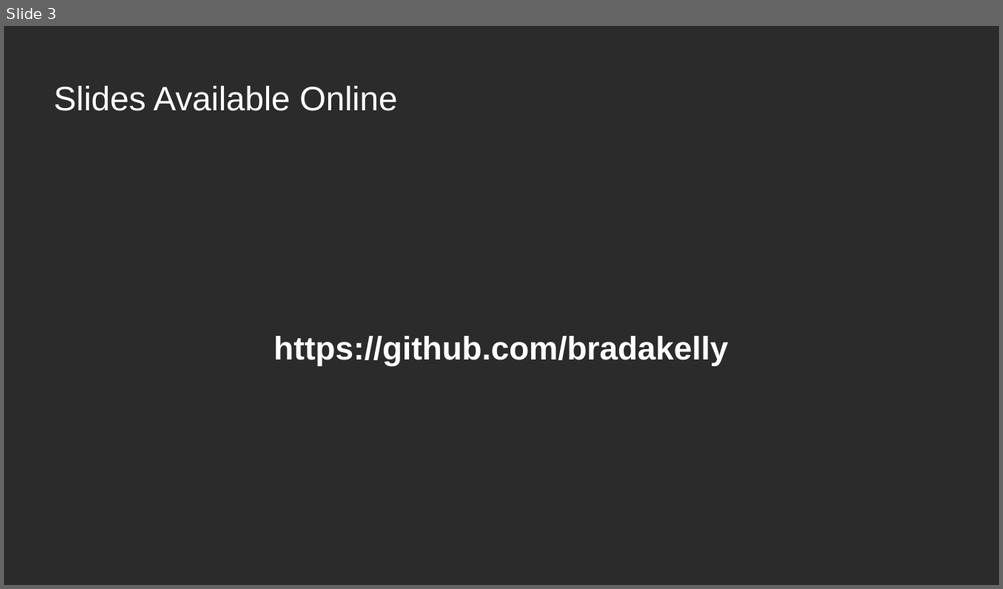
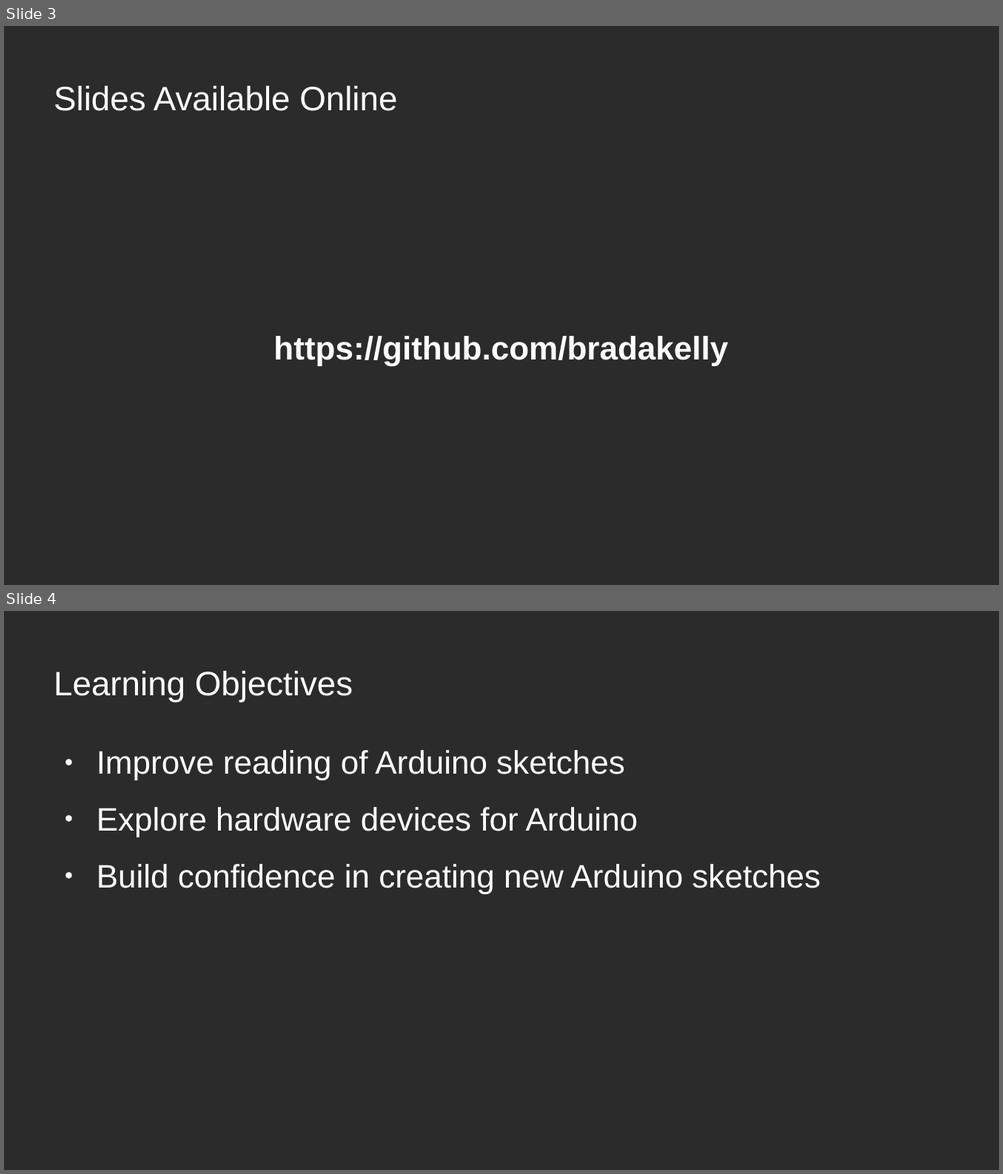
Before and after one commit to bradakelly/AdvancedArduinoWorkshop, a slide deck: CourseSlideshow.odp. Shown one above the other, each under a label of ours: slide 3 before the commit, slides 3 and 4 after it. The pictures are 1003x589 and 1003x1174 pixels, drawn with LibreOffice and Linux fonts; fonts in the diff are those of the drawing; background and template pictures are left out; a plain dark background stands for a picture behind light text. Boxes give left, top, right and bottom in pixels: in the first picture for what was removed or moved away, otherwise in the second. Text is boxed around its words. In the diff, an @@ line names an element or a change of style, - is before the commit and + after.

```diff
--- a/CourseSlideshow.odp
+++ b/CourseSlideshow.odp
@@ slide 4 added at <box>4,611,999,1170</box>, background picture (left out) @@
@@ title added at <box>54,671,353,702</box>, 27 pt, text #FFFFFF @@
+Learning Objectives
@@ text added at <box>96,750,820,894</box>, 26 pt, text #FFFFFF @@
+● Improve reading of Arduino sketches
+● Explore hardware devices for Arduino
+● Build confidence in creating new Arduino sketches
```
Also in this commit, not shown: 2 other slides added.
